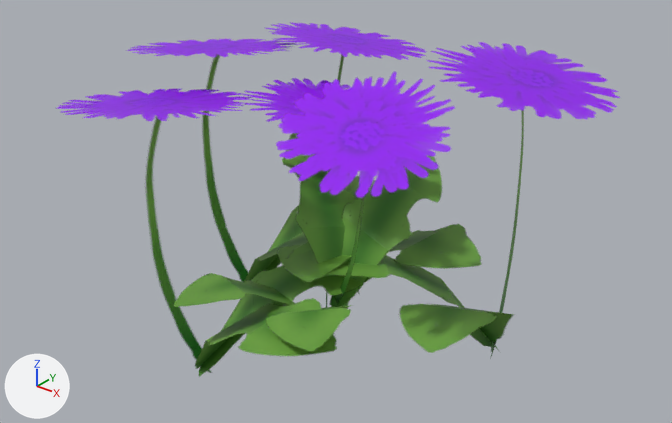
Renders of the FBX model Assets/XanaBuilder Assets/Models/FRM/02_FarmVegetation/FRM0210004_Flowerset01/FRM0210004.fbx from each side of a commit.
Camera for both pictures: a camera (50 mm lens) standing at (0.375, -0.48, 0.408) and looking at (0.009, -0.023, 0.124). The lights are fixed; the arrows at lower left show +X, +Y and +Z. Where no turn or scale is listed for an object, it has been applied to the vertices.

Names of what the first picture shows: 'smFRM0210004'.
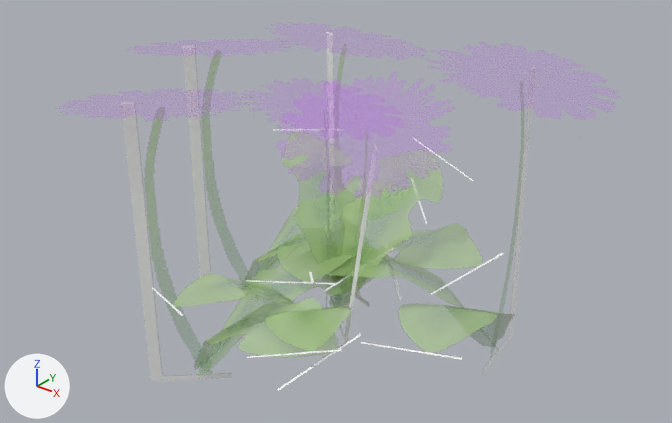
Location of each change, (x1, y1, x2, y2) in pixels of the pictures (672 x 423 px):
'smFRM0210004', surface changed
    both: (57, 23, 620, 391)

The change, as a list of edits to the scene's bpy script:
```text
Change img_txfrm0210004_diffuse_png:
    img_txfrm0210004_diffuse_png: load_image('txFRM0210004_Diffuse.png', '_unpacked/txFRM0210004_Diffuse.png', 1024, 1024, 'sRGB') -> load_image('txFRM0210004_Diffuse.png', 'txFRM0210004_Diffuse.png', 1024, 1024, 'Non-Color')
Change mat_mtfrm0210004_placemode:
    add n3 = _N.new('ShaderNodeTexImage'); n3.name = 'Image Texture.001'
    add n3.image = img_txfrm0210004_diffuse_png
    where n2 = _N.new('ShaderNodeTexImage'); n2.name = 'Image Texture'
    where n0 = _N.new('ShaderNodeBsdfPrincipled'); n0.name = 'Principled BSDF'
    remove _L.new(n2.outputs[1], n0.inputs[4])  # 'Alpha' to 'Alpha'
    add _L.new(n3.outputs[0], n0.inputs[4])  # 'Color' to 'Alpha'
```
